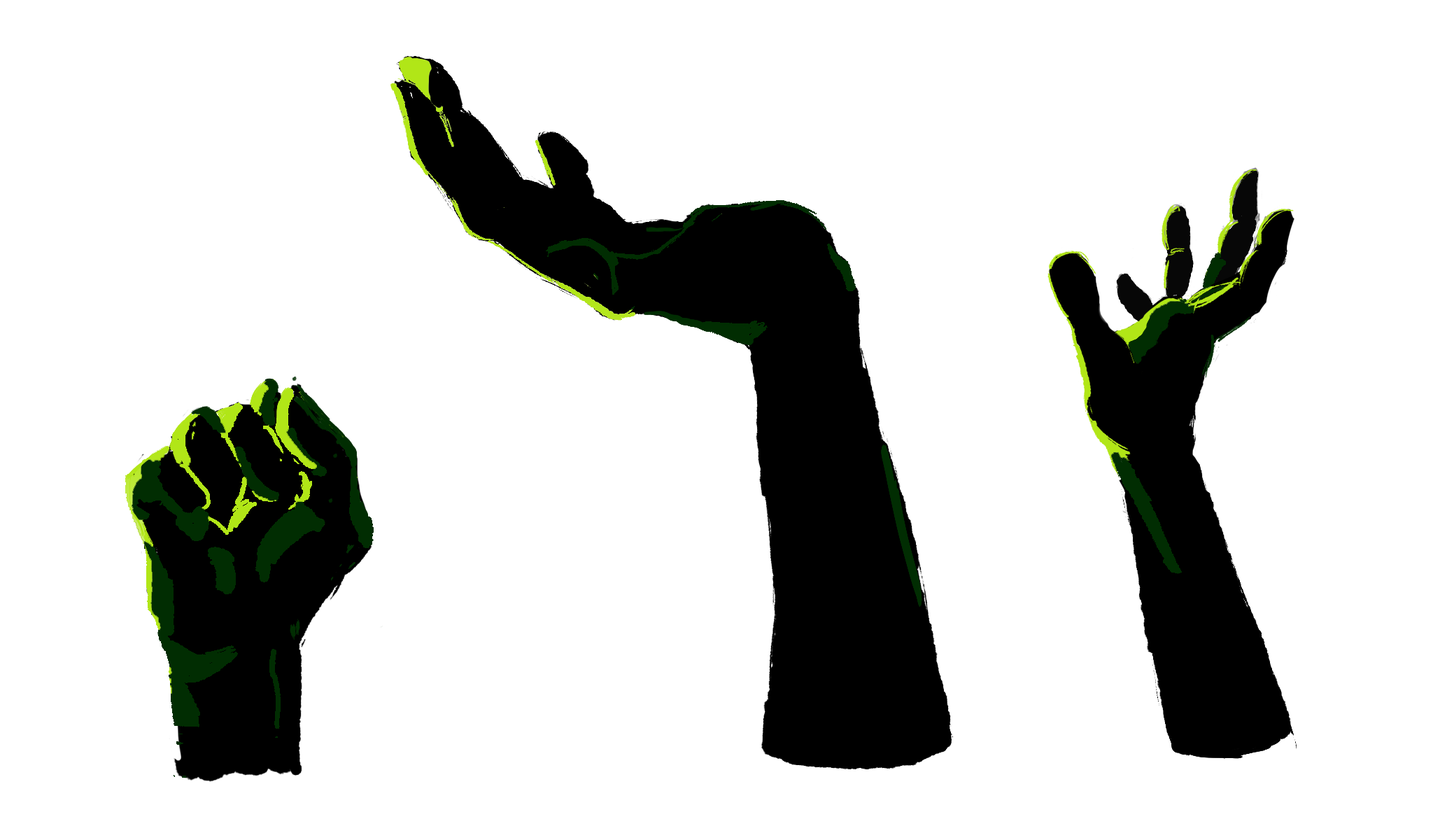
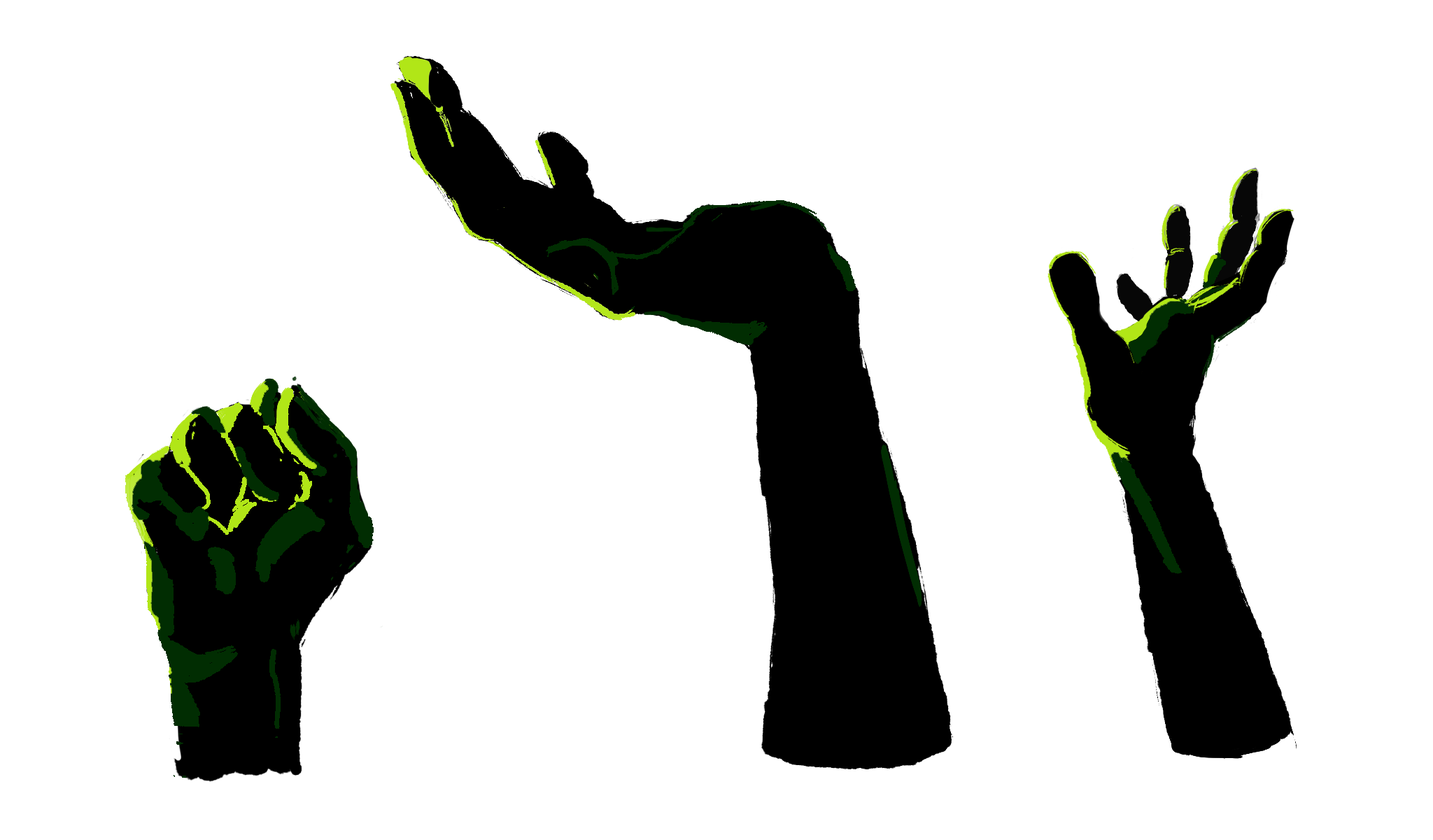
Before/after of a 1433px x 840px layered artwork. What changed in the layer stack:
painted on "ruka 2 svetlo" over [1203, 254, 1236, 287]
